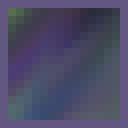
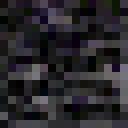
Two versions of the same layered image (w=128, h=128). Layer-by-layer changes:
hid group "Aberrant_Block" (9 layers) over left=0, top=0, right=128, bottom=128
added group "Aberrant_Mineraloid" with 12 layers above "Aberrant_Ore" over left=0, top=0, right=128, bottom=128
added layer "stone_bricks" (difference) in group "Aberrant_Mineraloid" over left=0, top=0, right=128, bottom=128
added layer "stone" (hard light) in group "Aberrant_Mineraloid" over left=0, top=0, right=128, bottom=128
added layer "smooth_stone_slab_side" (overlay) in group "Aberrant_Mineraloid" over left=0, top=0, right=128, bottom=128
added layer "smooth_stone" (hard light) in group "Aberrant_Mineraloid" over left=0, top=0, right=128, bottom=128
added layer "mossy_stone_bricks" (soft light) in group "Aberrant_Mineraloid" over left=0, top=0, right=128, bottom=128
added layer "deepslate_top" (darken) in group "Aberrant_Mineraloid" over left=0, top=0, right=128, bottom=128
added layer "deepslate" (difference) in group "Aberrant_Mineraloid" over left=0, top=0, right=128, bottom=128
added layer "cracked_stone_bricks" (soft light) in group "Aberrant_Mineraloid" over left=0, top=0, right=128, bottom=128
added layer "deepslate_coal_ore" (pin light) in group "Aberrant_Mineraloid" over left=0, top=0, right=128, bottom=128
added layer "coal_ore" (difference) in group "Aberrant_Mineraloid" over left=0, top=0, right=128, bottom=128
added layer "chiseled_stone_bricks" in group "Aberrant_Mineraloid" over left=0, top=0, right=128, bottom=128
hid group "Aberrant_Ore" (10 layers) over left=0, top=0, right=128, bottom=128
